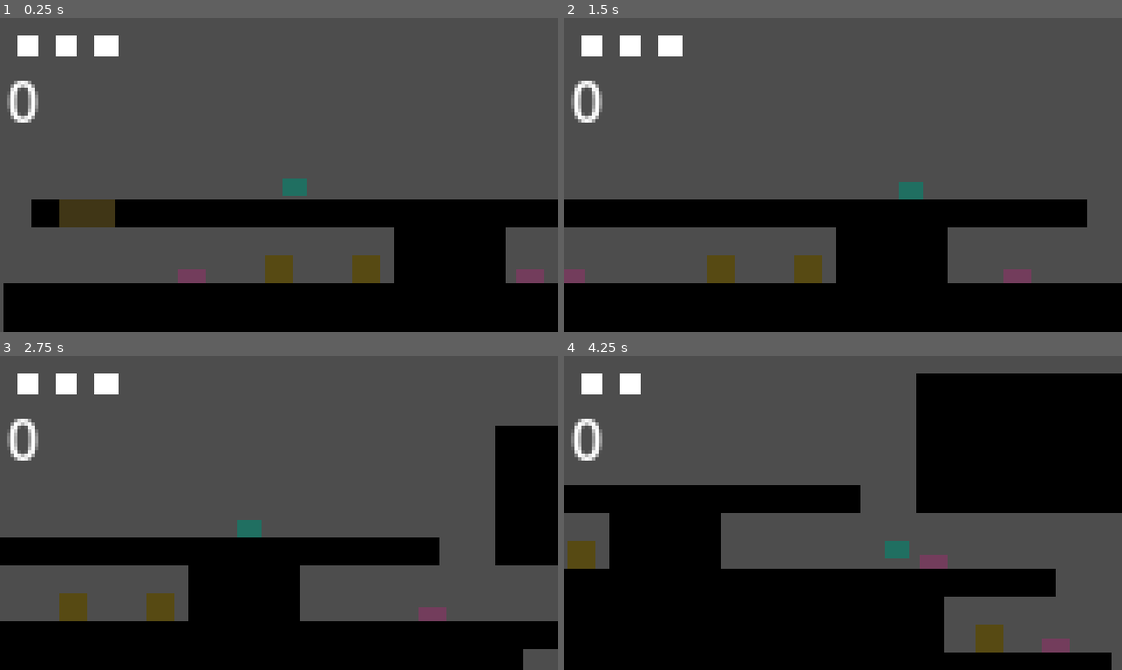
Above: before the commit, frames 1-4 (two rows, left to right).
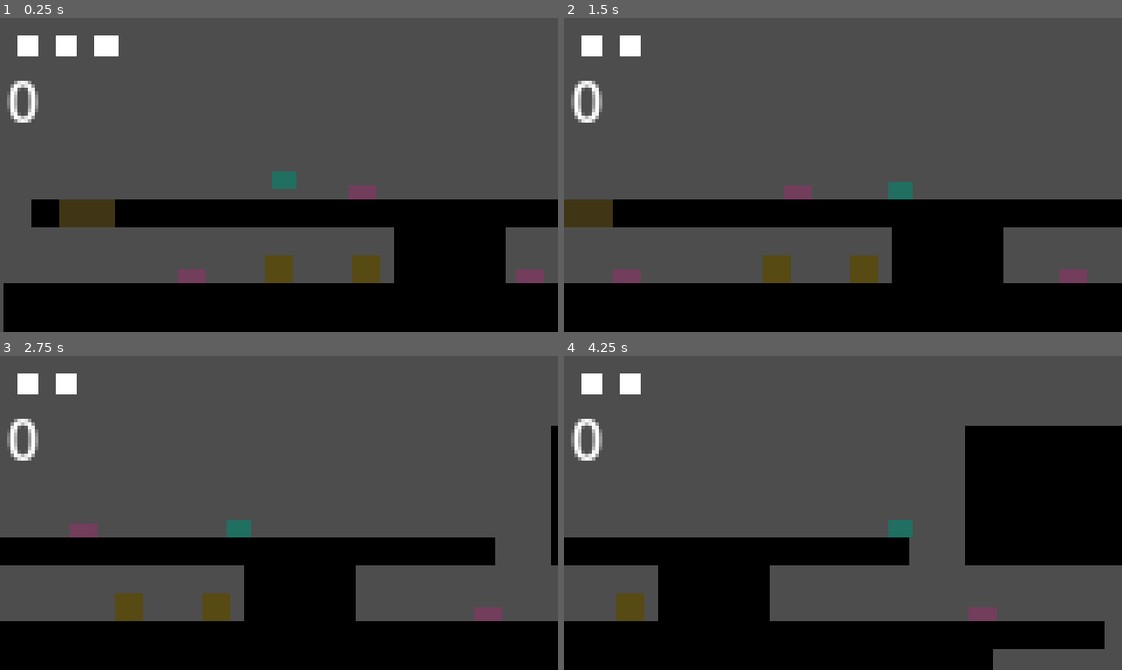
Above: after the commit, the same moments.

Repository: TravisHenderson646/finish-the-knight
Game: Godot game, scene res://game.tscn
The game is run twice, just before and just after one commit, with the same random seed, the same clock (stepped at 60 frames per second) and the same inputs.
Inputs:
- Up to frame 1 (0.25 s): no input
- Up to frame 2 (1.5 s): hold D (right) from 0.53 s (still down); tap J (attack) at 0.6 s; tap Space (jump) at 0.77 s; tap K (dash) at 1.35 s
- Up to frame 3 (2.75 s): tap Space (jump) at 1.52 s; release D (right) at 2.03 s; hold A (left) from 2.03 s (still down); tap J (attack) at 2.1 s
- Up to frame 4 (4.25 s): release A (left) at 2.78 s; hold D (right) from 2.78 s (still down); tap K (dash) at 2.85 s; tap Space (jump) at 3.02, 3.77 s; tap J (attack) at 3.6 s

The runs differ from the first frame. In frame 1, 0.5% of the frame differs, in the area x 48-68%, y 48-58%; in frame 2, 7.8%; in frame 3, 12%; in frame 4, 38%, in the area x 0-100%, y 5-100%.

Commit message:
recentering the player worked and fixed knockback_direction

Diff:
--- a/levels/test_level.tscn
+++ b/levels/test_level.tscn
@@ -30,6 +30,9 @@
 [node name="Slug" parent="." instance=ExtResource("8_wndkh")]
 position = Vector2(-14, 30)
 
+[node name="Slug4" parent="." instance=ExtResource("8_wndkh")]
+position = Vector2(35, 5)
+
 [node name="Slug2" parent="." instance=ExtResource("8_wndkh")]
 position = Vector2(83, 30)
 
--- a/player/player.gd
+++ b/player/player.gd
@@ -151,7 +151,9 @@
 	if UI.hp <= 0:
 		on_no_hp()
 	UI.update_hp()
-	if body.position.x > position.x:
+	global_position
+	print(body.position.x,'    ',  position.x)
+	if body.global_position.x > global_position.x:
 		knockback_direction = KNOCKBACK_DIRECTIONS.LEFT
 	else:
 		knockback_direction = KNOCKBACK_DIRECTIONS.RIGHT
--- a/player/player.tscn
+++ b/player/player.tscn
@@ -13,12 +13,10 @@
 size = Vector2(9, 7)
 
 [node name="Player" type="CharacterBody2D"]
-position = Vector2(-3.5, -2.5)
 collision_mask = 2
 script = ExtResource("1_4flbx")
 
 [node name="CollisionShape2D" type="CollisionShape2D" parent="."]
-position = Vector2(3.5, 2.5)
 shape = SubResource("RectangleShape2D_sh265")
 metadata/_edit_lock_ = true
 
@@ -26,7 +24,6 @@
 remote_path = NodePath("..")
 
 [node name="Polygon2D" type="Polygon2D" parent="."]
-position = Vector2(3, 2)
 color = Color(0.128911, 0.439112, 0.383096, 1)
 polygon = PackedVector2Array(-3, -2, 4, -2, 4, 3, -3, 3)
 metadata/_edit_lock_ = true
@@ -40,7 +37,6 @@
 metadata/_edit_lock_ = true
 
 [node name="CollisionShape2D" type="CollisionShape2D" parent="Hurtbox"]
-position = Vector2(3.5, 2.5)
 shape = SubResource("RectangleShape2D_rkbax")
 metadata/_edit_lock_ = true
 
@@ -50,13 +46,13 @@
 metadata/_edit_lock_ = true
 
 [node name="CollisionPolygon2D" type="CollisionPolygon2D" parent="Drill"]
+position = Vector2(-3.5, -2)
 polygon = PackedVector2Array(-2, 4, 9, 4, 9, 8, 4, 11, 3, 11, -2, 8)
-metadata/_edit_lock_ = true
 
 [node name="Polygon2D" type="Polygon2D" parent="Drill"]
+position = Vector2(-3.5, -2)
 color = Color(0.317904, 0.238572, 0.293556, 1)
 polygon = PackedVector2Array(-2, 4, 9, 4, 9, 8, 4, 11, 3, 11, -2, 8)
-metadata/_edit_lock_ = true
 
 [node name="InteractionBox" type="Area2D" parent="."]
 collision_layer = 0
@@ -64,7 +60,6 @@
 metadata/_edit_lock_ = true
 
 [node name="CollisionShape2D" type="CollisionShape2D" parent="InteractionBox"]
-position = Vector2(3.5, 2.5)
 shape = SubResource("RectangleShape2D_g1dw6")
 metadata/_edit_lock_ = true
 
Not shown, changed: note_thats_just_what_im_doing.txt
